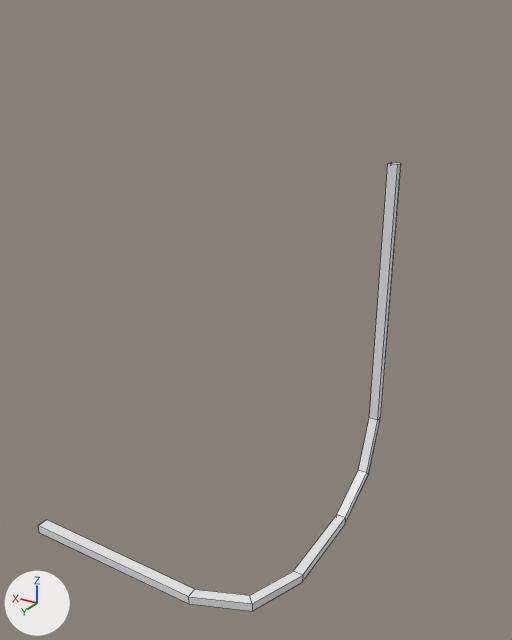
What one commit did to the Blender file Assets/3D Objects/untitled.blend.
One viewpoint serves both versions: a 50 mm camera at (-54.5, 113.9, 106.9) aimed at (25.4, -19.4, 40.3). Every picture has the same lights, and +X, +Y and +Z are marked at lower left. Mesh edges are drawn as thin lines.
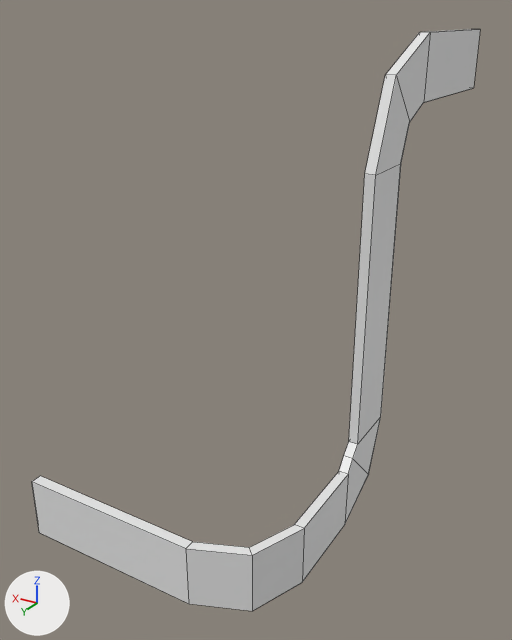
Pixel boxes (x1, y1, x2, y2) of what changed, in the pictures (512 x 640 px):
'Cube.004', reshaped (23% wider, 30% taller): before (38, 162, 401, 611); after (32, 29, 480, 611)

Patch to the scene script:
```diff
--- a/Assets/3D Objects/untitled.blend.py
+++ b/Assets/3D Objects/untitled.blend.py
@@ me_cube_005 @@
 # used by ob_cube_004; location = (54.2, 27.1, 0.0)
-me_cube_005.from_pydata(...)  # 52 vertices, 48 faces; spans x -58.4..0.0, y -55.9..1.3, z -1.0..78.7
+me_cube_005.from_pydata(...)  # 70 vertices, 66 faces; spans x -58.4..0.0, y -105.9..1.3, z -1.0..103.7
+# me_cube_005 part 1
+# 10 vertices in x -58.4..-0.1, y -36.9..1.3, z 1.0 move by (0.0, 0.0, 12.0)
+# 4 vertices in x -58.3..-56.0, y -53.9, z 18.0..78.7 move by (0.0, 12.0, 0.0)
+# 2 vertices move from x -58.3..-56.0, y -49.0, z 6.0 to x -58.3..-56.0, y -39.5, z 15.5
+# 18 vertices are added at x -58.3..-56.0, y -105.9..-49.2, z 86.5..103.7
+# 18 new faces join them
```
